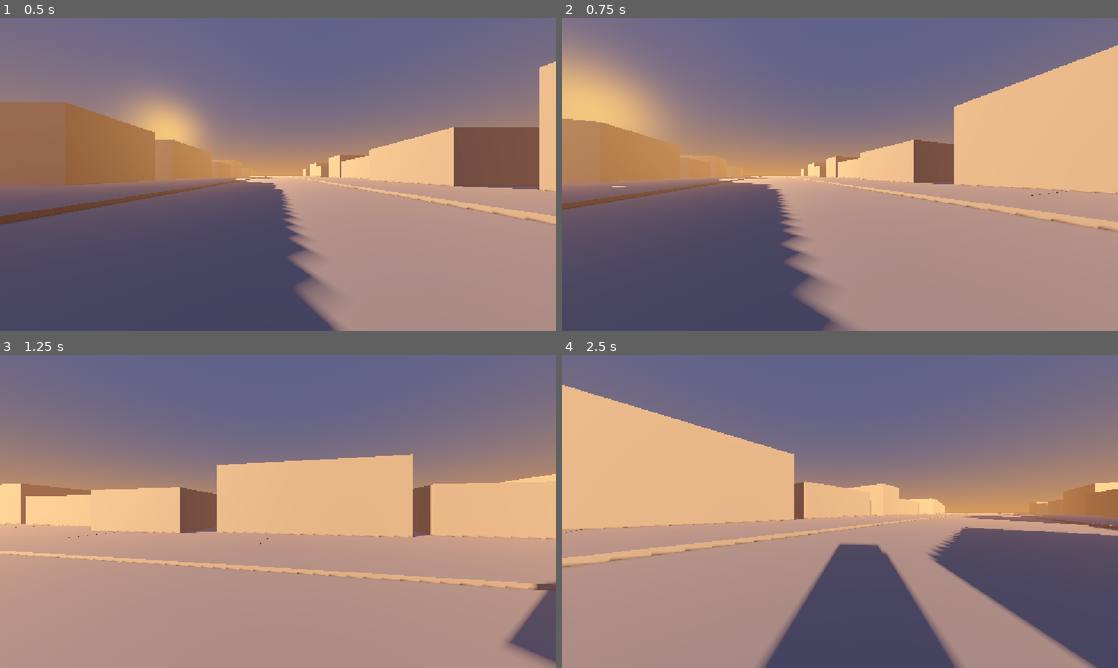
Above: before the commit, frames 1-4 (two rows, left to right).
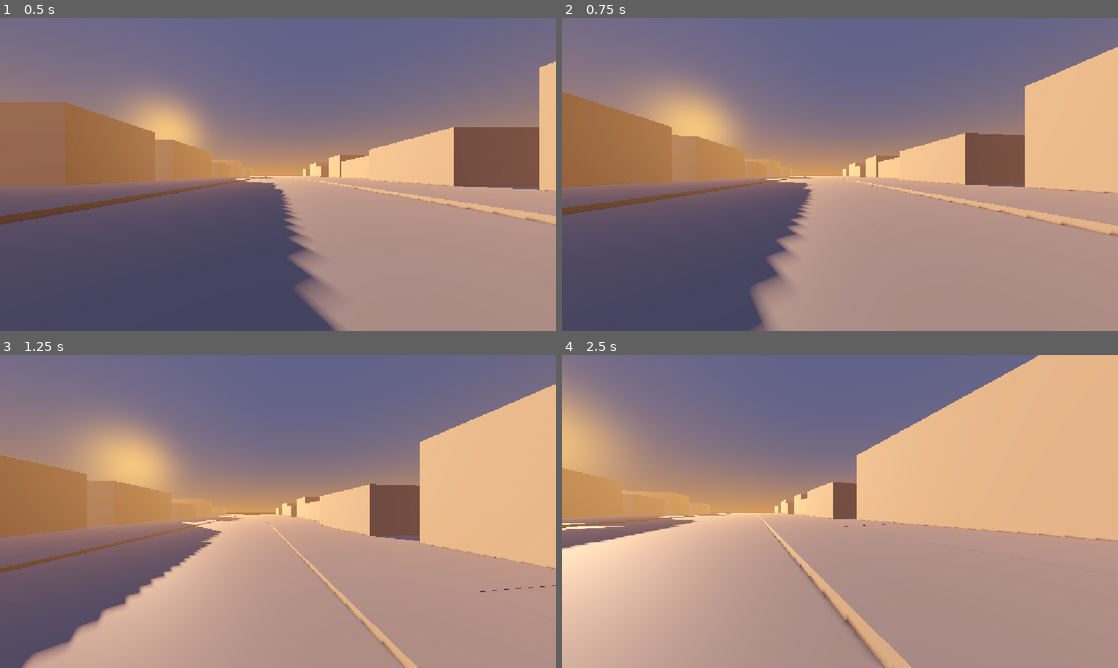
Above: after the commit, the same moments.

Repository: Concoctorydev/streetlight-static
Game: Godot game, scene res://scenes/street.tscn
Two runs of this game, one before a commit and one after it. Both use one fixed random seed, a clock stepped at 60 frames per second and the inputs below.
Inputs:
- Up to frame 1 (0.5 s): no input
- Up to frame 2 (0.75 s): hold Right (move_right) from 0.53 s (still down); tap B (toggle_board) at 0.6 s
- Up to frame 3 (1.25 s): keep holding Right (move_right); tap Space (jump) at 0.77 s
- Up to frame 4 (2.5 s): release Right (move_right) at 1.28 s; hold Down (brake) 1.28-2.03 s; tap L (look_left) at 1.35 s; tap Space (jump) at 1.52 s; tap B (toggle_board) at 1.55, 2.3 s; hold Right (move_right) from 2.03 s (still down); tap R (look_right) at 2.1 s

Frame 1 is identical in both runs. In frame 2, 18% of the frame differs, in the area x 0-100%, y 6-100%; in frame 3, 42%; in frame 4, 62%, in the area x 0-100%, y 0-100%.

Commit message:
add board toggle

Diff:
--- a/streetlight-static/scripts/player.gd
+++ b/streetlight-static/scripts/player.gd
@@ -33,6 +33,11 @@
 		velocity.z = 0
 		move_and_slide()
 		return
+
+	if Input.is_action_just_pressed("toggle_board") and is_on_floor():
+		on_board = not on_board
+		board_speed = 0
+
 
 	# Handle jump.
 	if Input.is_action_just_pressed("jump") and is_on_floor():
